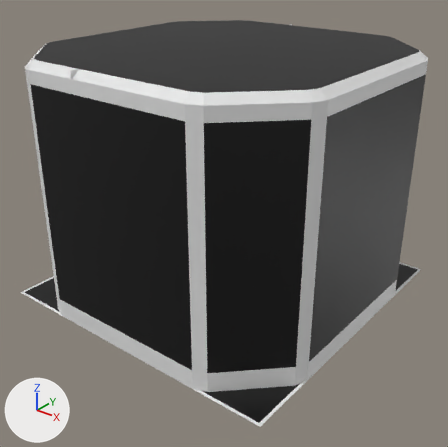
The Blender file Assets/03_Models/Modelling Asset.blend as it was, and as the next commit left it.
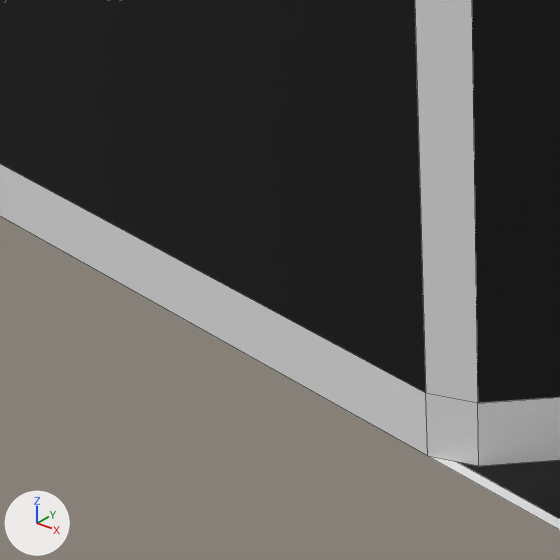
Each version appears first whole from a 50 mm camera at (5.81, -7.36, 5.65) aimed at (0.1, -0.22, 1.23), and next in a close-up on the part from 15% to 52% of the width and 57% to 94% of the height. Lighting does not change. The marker at lower left points along +X, +Y and +Z. The close-ups show mesh edges as thin lines.

The first close-up shows 'Floor', 'Pillar'.
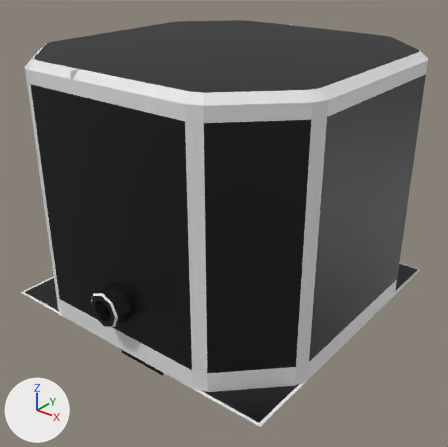
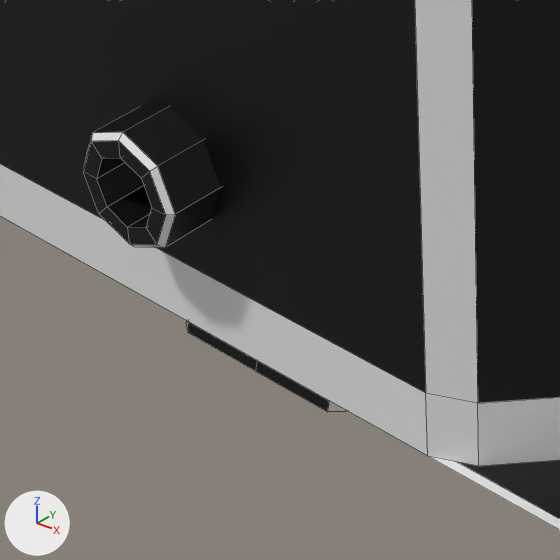
Pixel boxes [x1, y1, x2, y2] of what changed, in the close-ups (560 x 560 px):
'Cube.002', added (black): after [83, 107, 347, 412]
    faces in mat_black (black #000000): [83, 107, 347, 412]
    faces in mat_glow (white #e7e7e7): [83, 132, 346, 412]

The change in detail:
Mesh me_cube_006 is new.
It has 120 vertices, 118 faces and spans x -1.02..1.02, y -2.78..1.86, z -0.5..1.29.
Faces by material slot: [86, 32].
It uses material mat_black (black #000000).
It uses material mat_glow (white #e7e7e7).
Object 'Cube.002' (ob_cube_002) is new; it shows me_cube_006.
Its location is (0.0, 0.0, 0.0).
